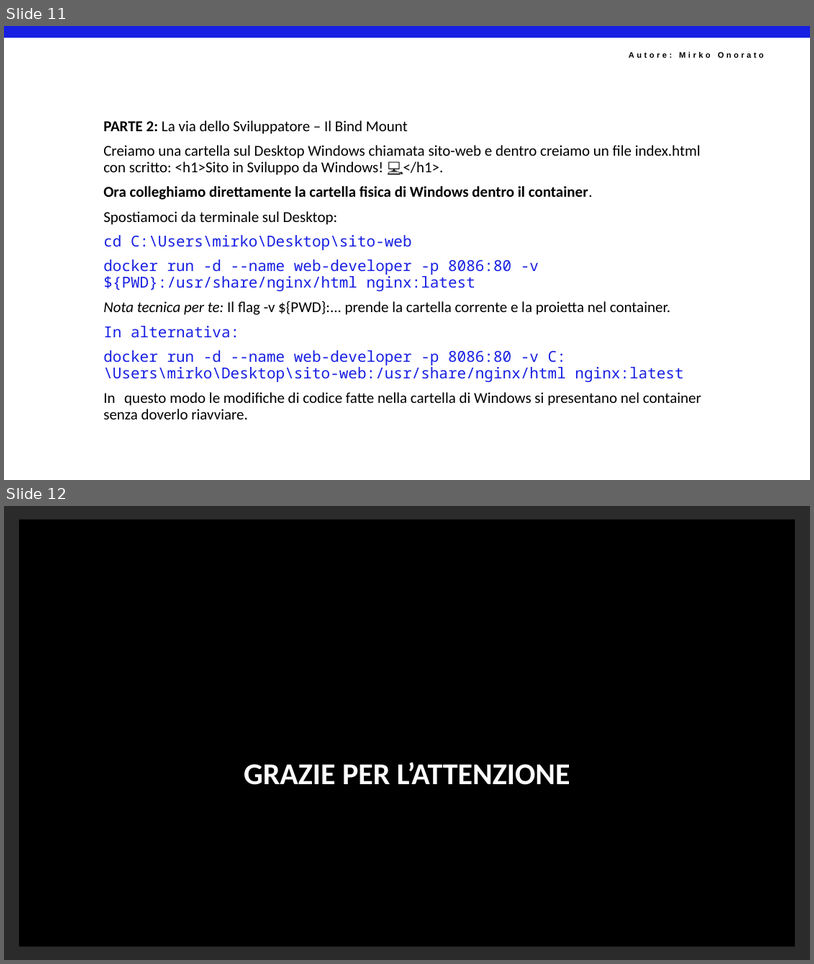
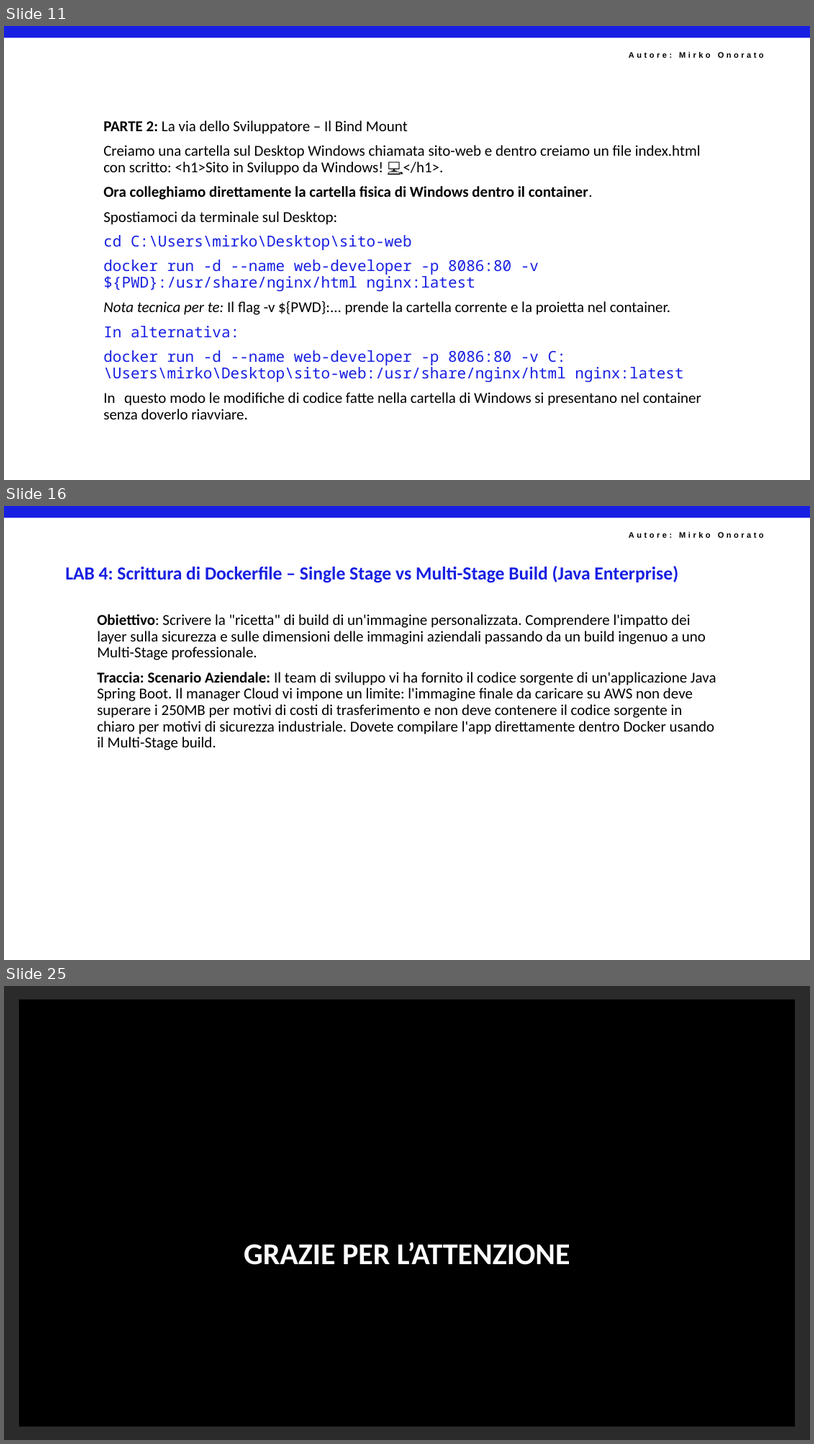
Before and after one commit to mirkoSkF/Docker-Labs, a slide deck: Raccolta esercizi - Docker Atomo.pptx. Shown one above the other, each under a label of ours: slides 11 and 12 before the commit, slides 11, 16 and 25 after it; the slides between them are not shown. The pictures are 814x964 and 814x1444 pixels, drawn with LibreOffice and Linux fonts; fonts in the diff are those of the drawing; background and template pictures are left out; a plain dark background stands for a picture behind light text. Boxes give left, top, right and bottom in pixels: in the first picture for what was removed or moved away, otherwise in the second. Text is boxed around its words. In the diff, an @@ line names an element or a change of style, - is before the commit and + after.

```diff
--- a/Raccolta esercizi - Docker Atomo.pptx
+++ b/Raccolta esercizi - Docker Atomo.pptx
@@ slide 16 added at bbox=[4, 506, 810, 960], background #FFFFFF; not listed: 2 template elements that a slide beside it also shows @@
@@ title added at bbox=[65, 566, 679, 583], 22 pt, text #171FE2, bold @@
+LAB 4: Scrittura di Dockerfile – Single Stage vs Multi-Stage Build (Java Enterprise)
@@ text added at bbox=[97, 614, 717, 750], 18 pt, text #000000 @@
+Obiettivo: Scrivere la "ricetta" di build di un'immagine personalizzata. Comprendere l'impatto dei layer sulla sicurezza e sulle dimensioni delle immagini aziendali passando da un build ingenuo a uno Multi-Stage professionale.
+Traccia: Scenario Aziendale: Il team di sviluppo vi ha fornito il codice sorgente di un'applicazione Java Spring Boot. Il manager Cloud vi impone un limite: l'immagine finale da caricare su AWS non deve superare i 250MB per motivi di costi di trasferimento e non deve contenere il codice sorgente in chiaro per motivi di sicurezza industriale. Dovete compilare l'app direttamente dentro Docker usando il Multi-Stage build.
@@ what was slide 12 is now slide 25 @@
```
Also in this commit, not shown: 2 slides changed, 12 other slides added.
